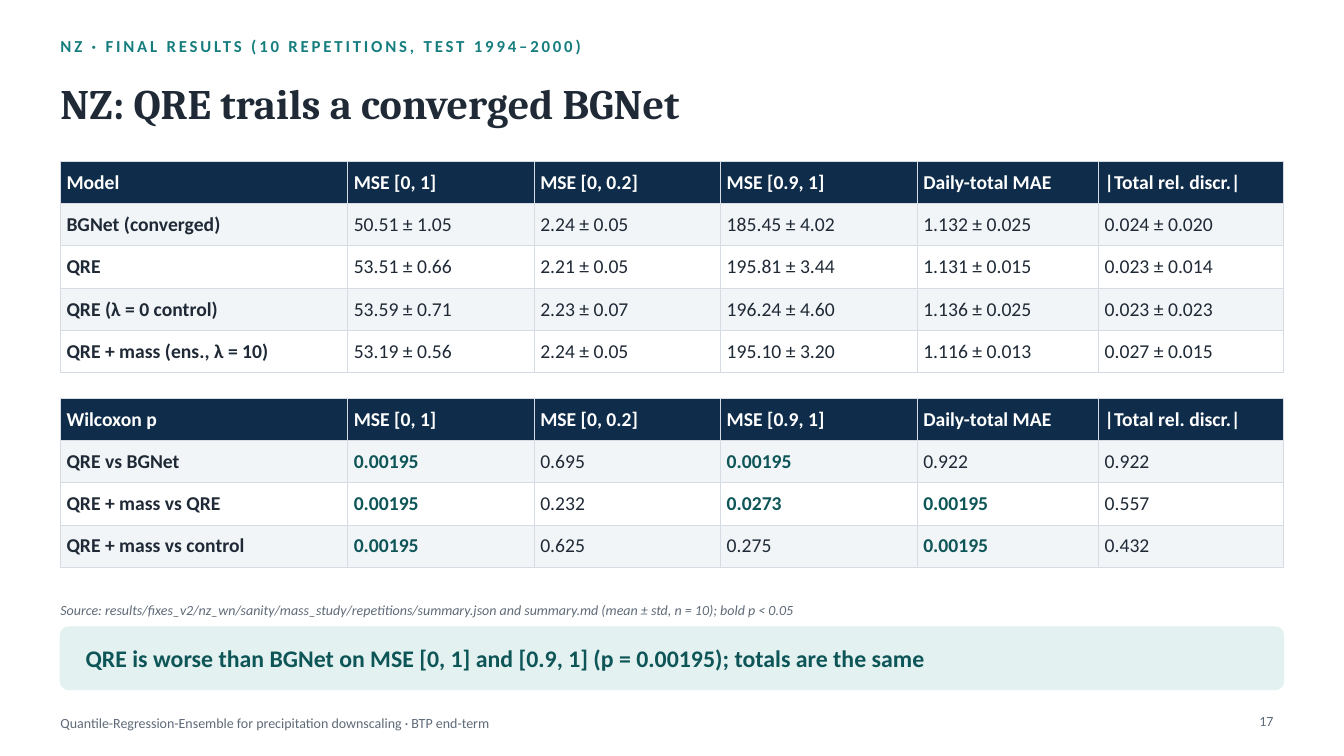
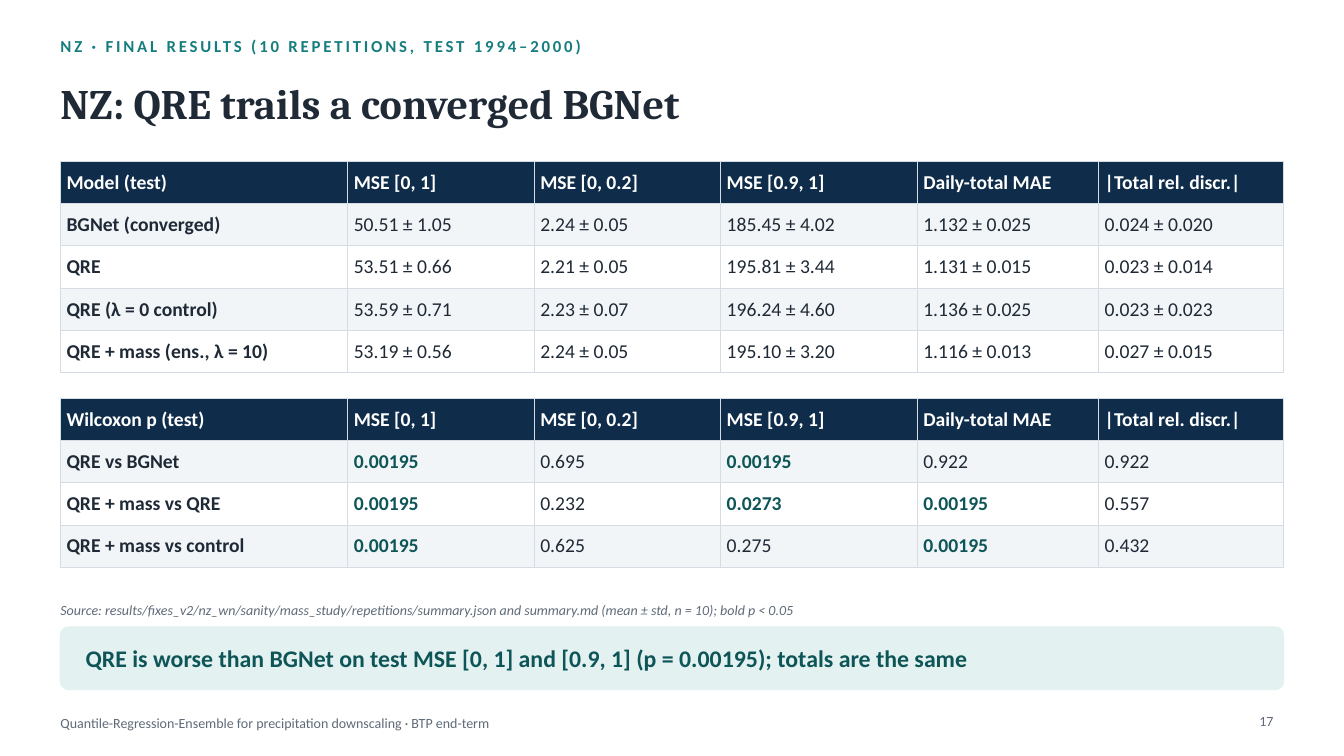
Before and after one commit to rajatjain3366/precipitation-downscaling, a slide deck: slide 17 of docs/presentation/BTP_endterm.pptx. Drawn at 1344x756 pixels with LibreOffice and Linux fonts; fonts in the diff are those of the drawing. Boxes give left, top, right and bottom in pixels: in the first picture for what was removed or moved away, otherwise in the second. Text is boxed around its words. In the diff, an @@ line names an element or a change of style, - is before the commit and + after.

```diff
--- a/docs/presentation/BTP_endterm.pptx
+++ b/docs/presentation/BTP_endterm.pptx
@@ table at [60,161,1284,365] @@
-row 1, column 1: Model
+row 1, column 1: Model (test)
@@ table at [60,398,1284,559] @@
-row 1, column 1: Wilcoxon p
+row 1, column 1: Wilcoxon p (test)
@@ text at [86,649,967,671]: text changed @@
-QRE is worse than BGNet on MSE [0, 1] and [0.9, 1] (p = 0.00195); totals are the same
+QRE is worse than BGNet on test MSE [0, 1] and [0.9, 1] (p = 0.00195); totals are the same
```
Also in this commit, not shown: 13 other slides changed, 7 other files.
